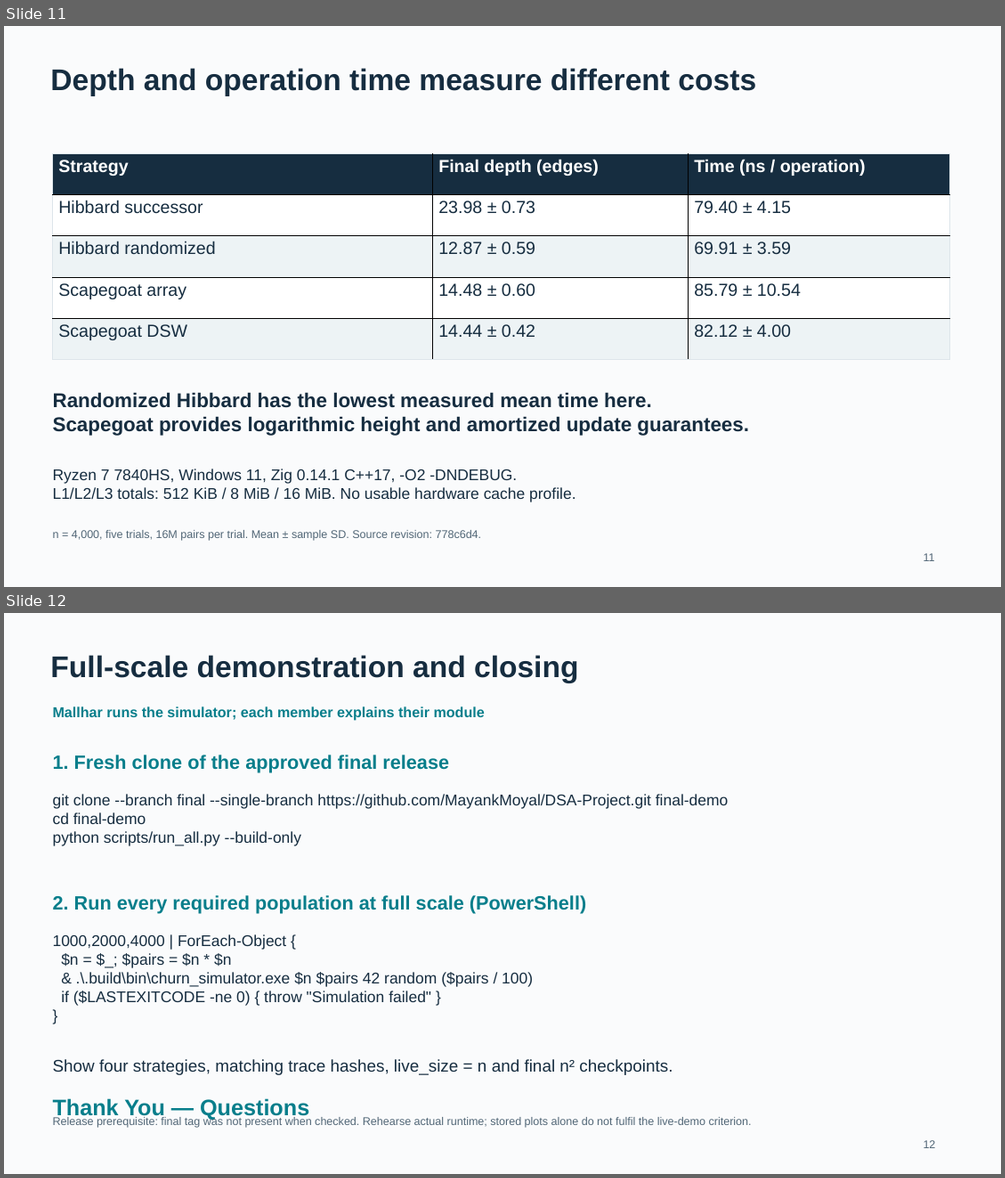
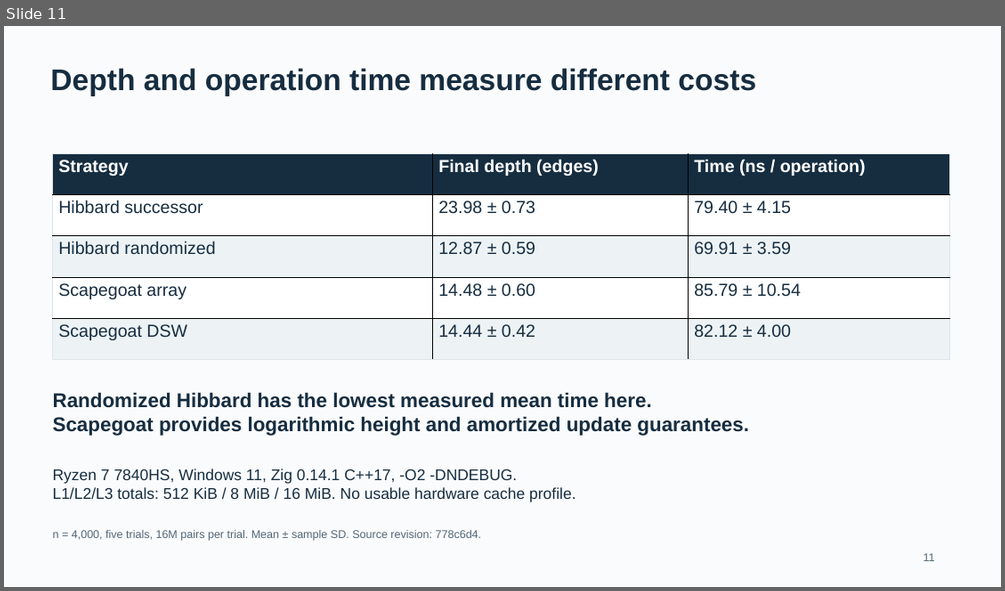
Before and after one commit to MayankMoyal/DSA-Project, a slide deck: docs/slides/slides.pptx. Shown one above the other, each under a label of ours: slides 11 and 12 before the commit, slide 11 after it. The pictures are 1005x1178 and 1005x591 pixels, drawn with LibreOffice and Linux fonts; fonts in the diff are those of the drawing. Boxes give left, top, right and bottom in pixels: in the first picture for what was removed or moved away, otherwise in the second. Text is boxed around its words. In the diff, an @@ line names an element or a change of style, - is before the commit and + after.

Commit message:
updated slides

```diff
--- a/docs/slides/slides.pptx
+++ b/docs/slides/slides.pptx
@@ slide 12 removed at [4,613,1001,1174], background #FAFBFC @@
@@ text removed at [50,655,578,682] @@
-Full-scale demonstration and closing
@@ text removed at [53,706,485,721] @@
-Mallhar runs the simulator; each member explains their module
@@ text removed at [53,755,449,773] @@
-1. Fresh clone of the approved final release
@@ text removed at [53,794,728,846] @@
-git clone --branch final --single-branch https://github.com/MayankMoyal/DSA-Project.git final-demo
-cd final-demo
-python scripts/run_all.py --build-only
@@ text removed at [53,895,586,914] @@
-2. Run every required population at full scale (PowerShell)
@@ text removed at [53,934,533,1005] @@
-1000,2000,4000 | ForEach-Object {
-$n = $_; $pairs = $n * $n
-& .\.build\bin\churn_simulator.exe $n $pairs 42 random ($pairs / 100)
-if ($LASTEXITCODE -ne 0) { throw "Simulation failed" }
-}
@@ text removed at [53,1059,672,1075] @@
-Show four strategies, matching trace hashes, live_size = n and final n² checkpoints.
@@ text removed at [53,1098,309,1119] @@
-Thank You — Questions
@@ text removed at [53,1116,752,1127] @@
-Release prerequisite: final tag was not present when checked. Rehearse actual runtime; stored plots alone do not fulfil the live-demo criterion.
@@ text removed at [923,1140,936,1148] @@
-12
```
Also in this commit, not shown: 1 slide added, 4 other files.
